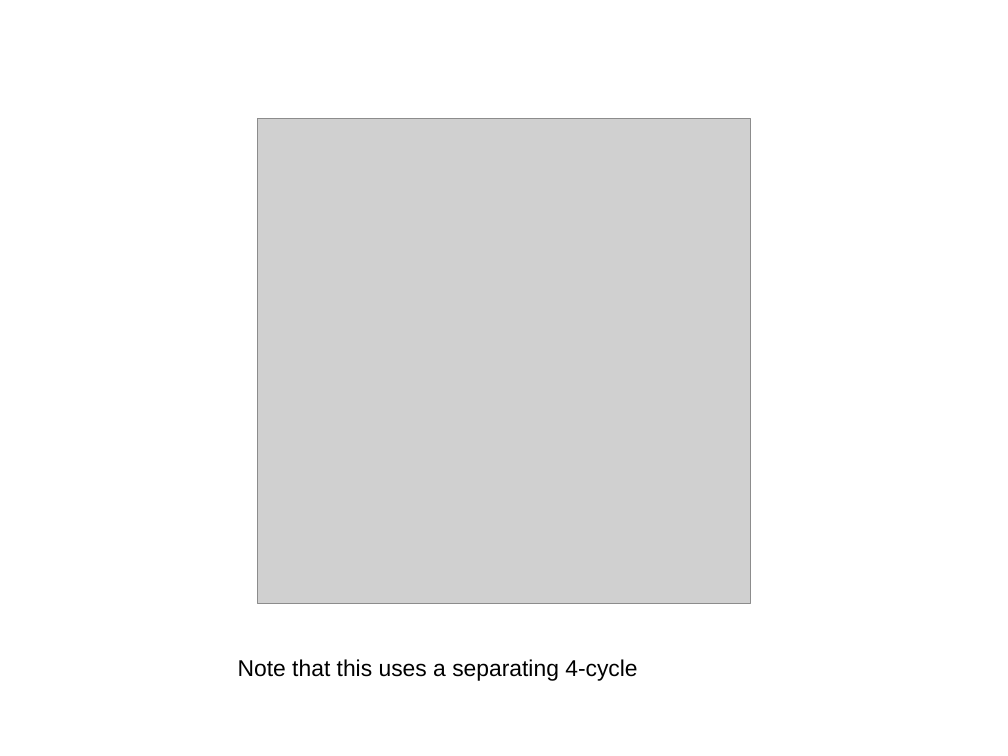
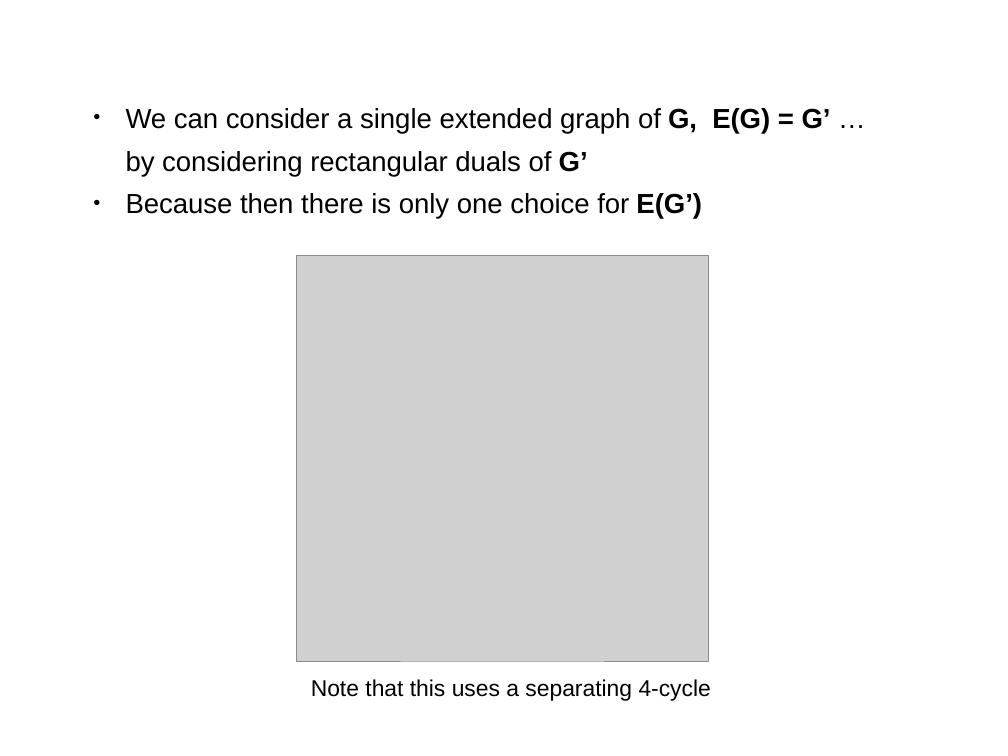
Before and after one commit to SanderBeekhuis/area-universal-duals, a slide deck: slide 24 of midtermtalk/talk.odp (slide 18 before the commit). Drawn at 1008x756 pixels with LibreOffice and Linux fonts; fonts in the diff are those of the drawing; grey boxes stand for pictures; background and template pictures are left out. Boxes give left, top, right and bottom in pixels: in the first picture for what was removed or moved away, otherwise in the second. Text is boxed around its words. In the diff, an @@ line names an element or a change of style, - is before the commit and + after.

```diff
--- a/midtermtalk/talk.odp
+++ b/midtermtalk/talk.odp
@@ text added at (x1=126, y1=108, x2=831, y2=219), 21.6 pt, text #000000 @@
+● We can consider a single extended graph of G, E(G) = G’ …
+by considering rectangular duals of G’
+● Because then there is only one choice for E(G’)
@@ picture resized from (x1=257, y1=119, x2=750, y2=604) to (x1=296, y1=256, x2=709, y2=661) @@
@@ text "Note that this uses a ..." moved from (x1=238, y1=659, x2=637, y2=681) to (x1=311, y1=679, x2=711, y2=701) @@
```
Also in this commit, not shown: 15 other slides changed, 13 slides added, 6 slides removed, 36 other files.
